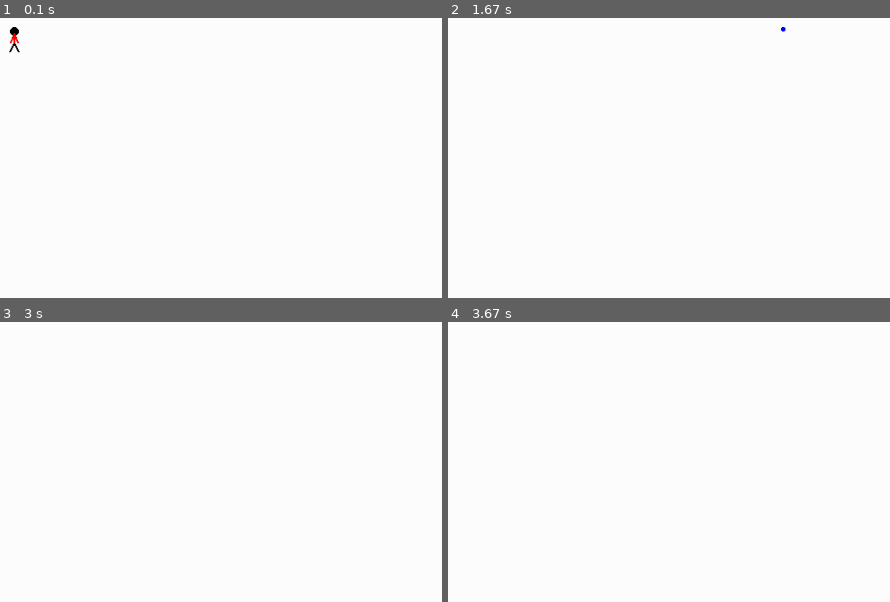
Above: before the commit, frames 1-4 (two rows, left to right).
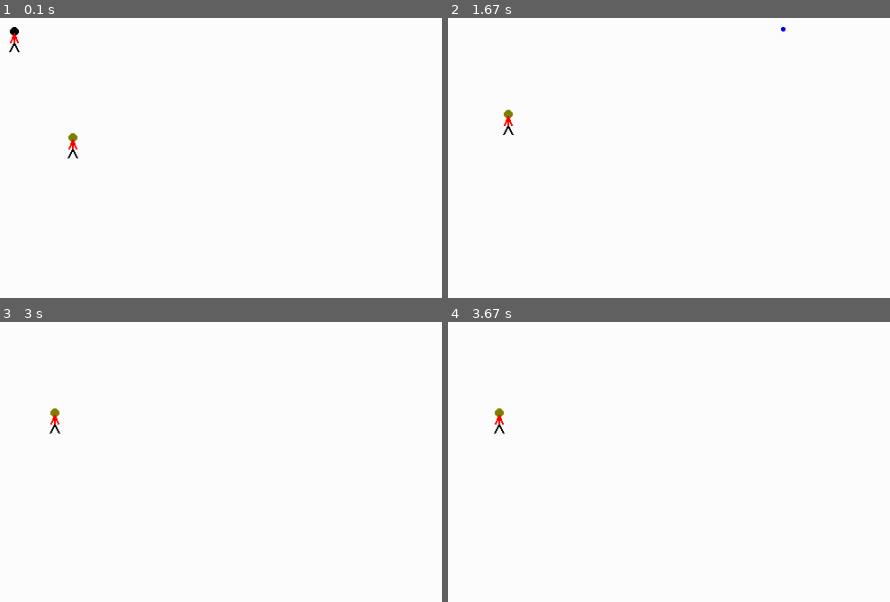
Above: after the commit, the same moments.

Repository: stormwatcheagle/gamjam
Game: pygame game, started from pygame4.py
Two runs of this game, one before a commit and one after it. Both use one fixed random seed, a clock stepped at 60 frames per second and the inputs below.
Inputs:
- Up to frame 1 (0.1 s): no input
- Up to frame 2 (1.67 s): tap S at 0.33 s; hold Right 0.67-1.13 s; hold D 0.67-1.13 s; hold Up 1.17-1.47 s; hold W 1.17-1.47 s
- Up to frame 3 (3 s): hold Left 2-2.53 s; hold A 2-2.53 s; hold Down 2.57-2.87 s; hold S 2.57-2.87 s; hold Left from 2.9 s (still down); hold A from 2.9 s (still down)
- Up to frame 4 (3.67 s): release Left at 3.3 s; release A at 3.3 s
The pictures show only the part of the screen within x 0-50%, y 0-50%; the shares and areas given below are measured in that part.

The runs differ from the first frame. In frame 1, 0.1% of the frame differs, in the area x 15-18%, y 41-51%; in frame 2, 0.1%; in frame 3, 0.1%; in frame 4, 0.1%.

Commit message:
Update pygame4.py
added base npc class

Diff:
--- a/pygame4.py
+++ b/pygame4.py
@@ -19,6 +19,7 @@
 
 import pygame
 import time
+import random
 
 # Define some colors
 BLACK = (0, 0, 0)
@@ -121,30 +122,36 @@
 
     def drawNpc(self):
         # Head
-        pygame.draw.ellipse(screen, color, [1 + x, y, 10, 10], 0)
+        pygame.draw.ellipse(screen, self.color, [1 + self.x, self.y, 10, 10], 0)
 
     # Legs
-        pygame.draw.line(screen, BLACK, [5 + x, 17 + y], [10 + x, 27 + y], 2)
-        pygame.draw.line(screen, BLACK, [5 + x, 17 + y], [x, 27 + y], 2)
+        pygame.draw.line(screen, BLACK, [5 + self.x, 17 + self.y], [10 + self.x, 27 + self.y], 2)
+        pygame.draw.line(screen, BLACK, [5 + self.x, 17 + self.y], [self.x, 27 + self.y], 2)
 
     # Body
-        pygame.draw.line(screen, RED, [5 + x, 17 + y], [5 + x, 7 + y], 2)
+        pygame.draw.line(screen, RED, [5 + self.x, 17 + self.y], [5 + self.x, 7 + self.y], 2)
 
     # Arms
-        pygame.draw.line(screen, RED, [5 + x, 7 + y], [9 + x, 17 + y], 2)
-        pygame.draw.line(screen, RED, [5 + x, 7 + y], [1 + x, 17 + y], 2)
+        pygame.draw.line(screen, RED, [5 + self.x, 7 + self.y], [9 + self.x, 17 + self.y], 2)
+        pygame.draw.line(screen, RED, [5 + self.x, 7 + self.y], [1 + self.x, 17 + self.y], 2)
 
 
     def updateNpc(self):
         if self.direction == 0:
-            self.y = self.y - self.speed
+            self.y = (self.y - self.speed)%screenSize[1]
         if self.direction == 1:
-            self.x = self.x + self.speed
+            self.x = (self.x + self.speed)%screenSize[0]
         if self.direction == 2:
-            self.y = self.y + self.speed
+            self.y = (self.y + self.speed)%screenSize[1]
         if self.direction == 3:
-            self.x = self.x - self.speed
-
+            self.x = (self.x - self.speed)%screenSize[0]
+
+    def randomDirection(self):
+        self.direction = random.randint(0,3)
+
+
+def spawnNpc():
+    npcList.append(npc(random.randint(0,screenSize[0]),random.randint(0,screenSize[1]),1 ))
 
 def fireBullet(x,y,direction,team):
     fire = bullet(x,y,direction,team)
@@ -186,7 +193,7 @@
     # Current position
     x_coord = 10
     y_coord = 10
-
+    spawnNpc()
     # -------- Main Program Loop -----------
     while not done:
         # --- Event Processing
@@ -245,7 +252,7 @@
         for i, n in reversed(list(enumerate(npcList))):
             npcList[i].updateNpc()
             npcList[i].drawNpc()
-
+            npcList[i].randomDirection()
         # Go ahead and update the screen with what we've drawn.
         pygame.display.flip()
 
